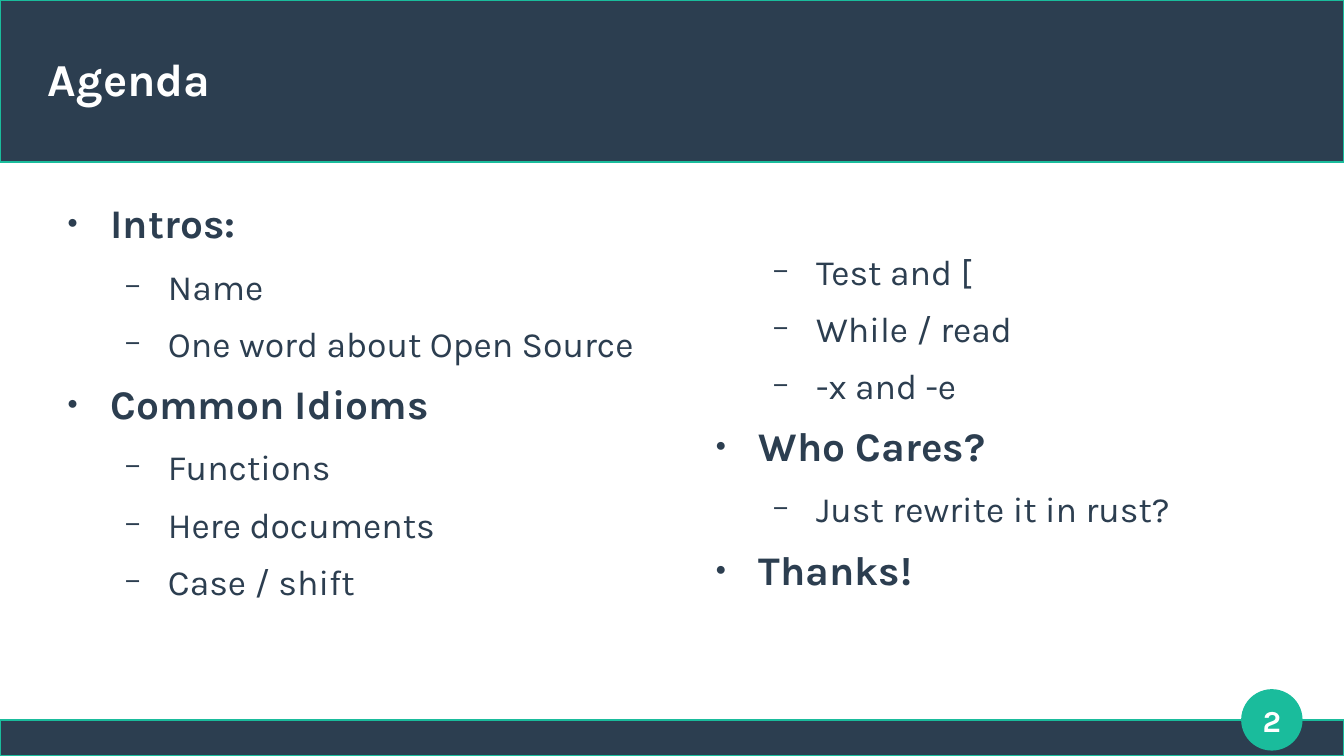
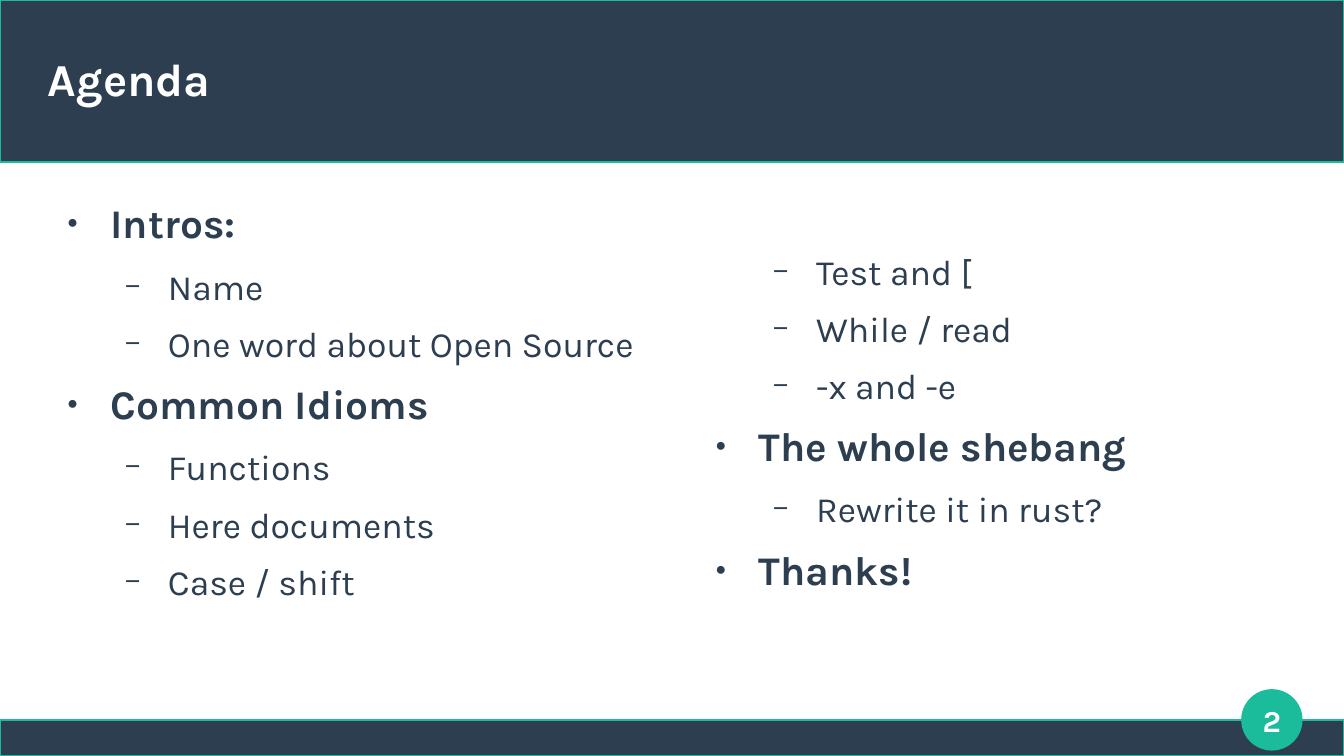
Before and after one commit to briankmatheson/sh-presentation, a slide deck: slide 2 of presentation.odp. Drawn at 1344x756 pixels with LibreOffice and Linux fonts; fonts in the diff are those of the drawing. Boxes give left, top, right and bottom in pixels: in the first picture for what was removed or moved away, otherwise in the second. Text is boxed around its words. In the diff, an @@ line names an element or a change of style, - is before the commit and + after.

```diff
--- a/presentation.odp
+++ b/presentation.odp
@@ text at [759,433,1127,523]: text changed @@
-● Who Cares?
-  − Just rewrite it in rust?
+● The whole shebang
+  − Rewrite it in rust?
```
Also in this commit, not shown: 4 other slides changed, 2 other files.
